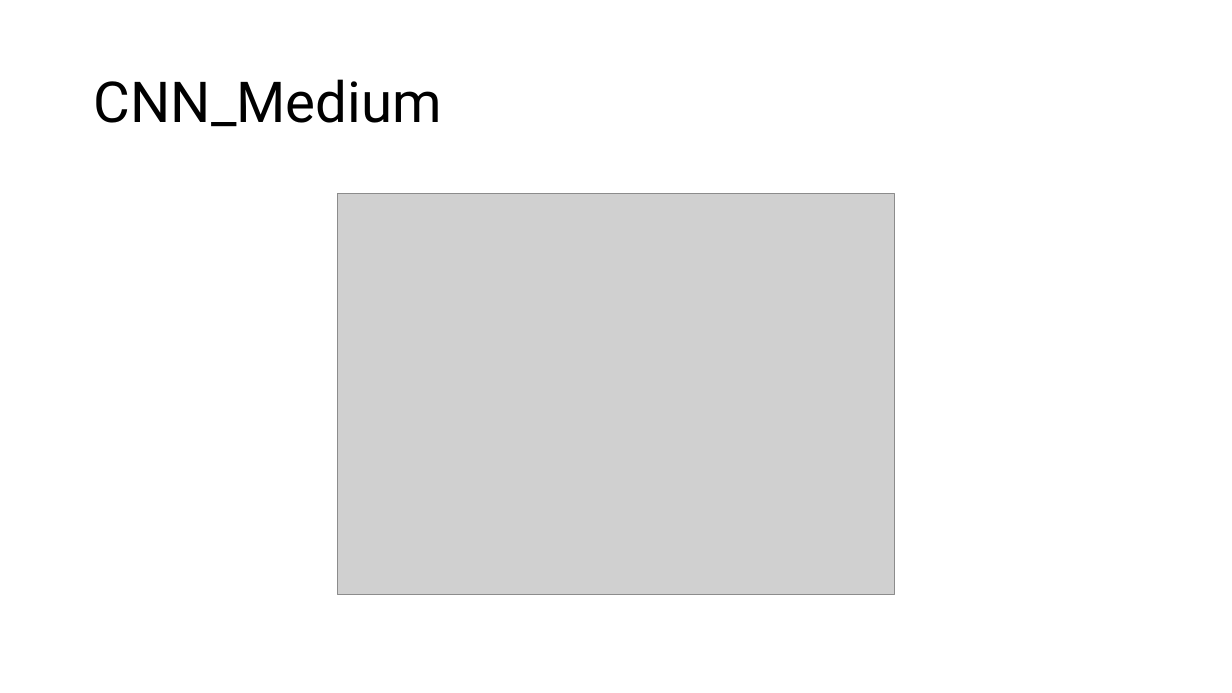
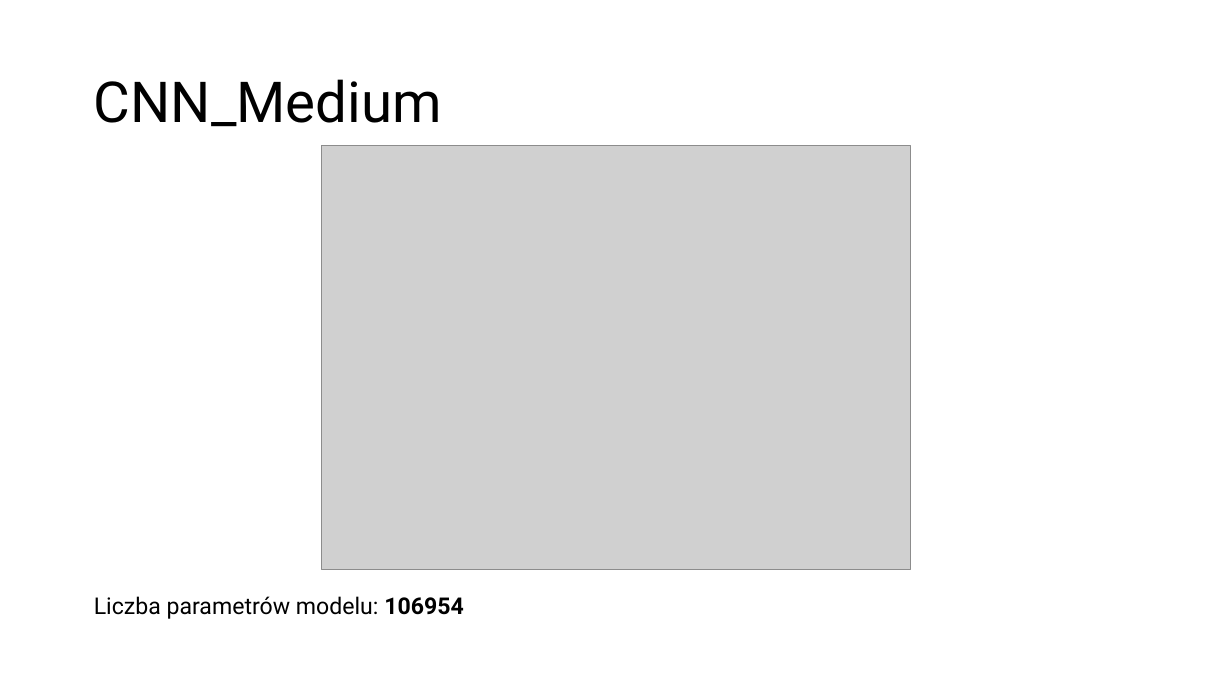
Before and after one commit to aleksanderrut/Lab_ML_in_Phy, a slide deck: slide 26 of Projekt2/Prezentacja.pptx (slide 24 before the commit). Drawn at 1232x693 pixels with LibreOffice and Linux fonts; fonts in the diff are those of the drawing; grey boxes stand for pictures. Boxes give left, top, right and bottom in pixels: in the first picture for what was removed or moved away, otherwise in the second. Text is boxed around its words. In the diff, an @@ line names an element or a change of style, - is before the commit and + after.

```diff
--- a/Projekt2/Prezentacja.pptx
+++ b/Projekt2/Prezentacja.pptx
@@ picture resized from (x1=337, y1=194, x2=895, y2=594) to (x1=322, y1=146, x2=911, y2=569) @@
@@ text added at (x1=94, y1=596, x2=463, y2=619), 18 pt, text #000000 @@
+Liczba parametrów modelu: 106954
```
Also in this commit, not shown: 7 other slides changed, 2 slides added, 7 other files.
